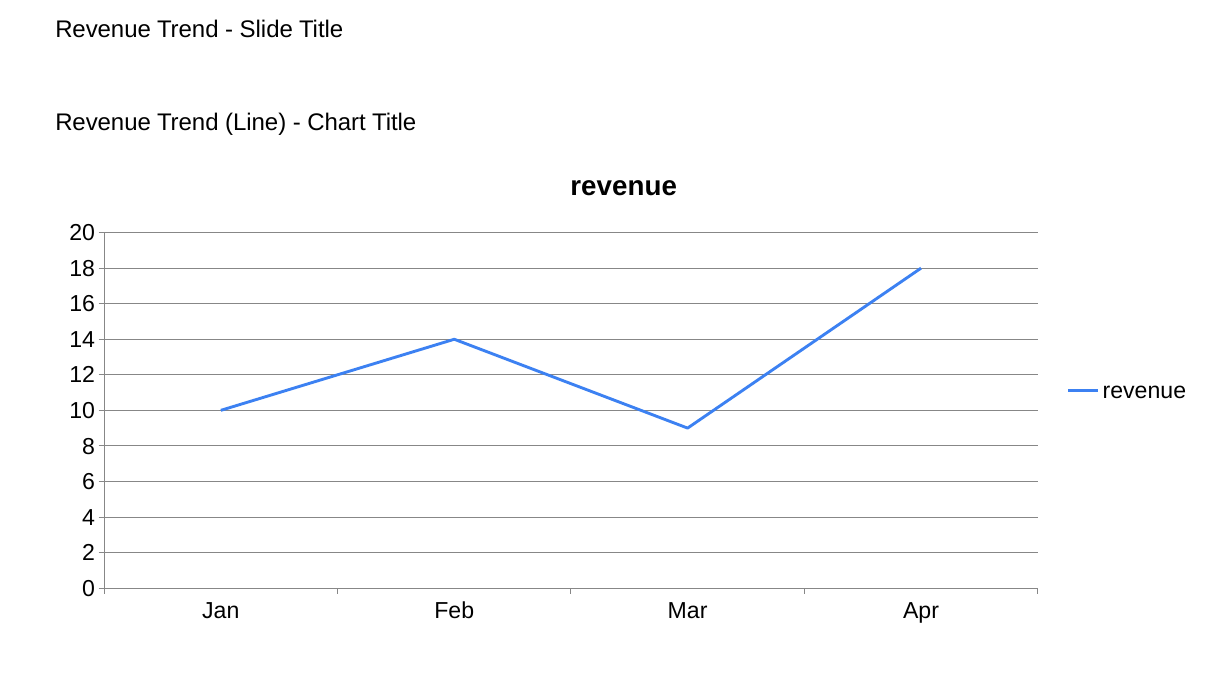
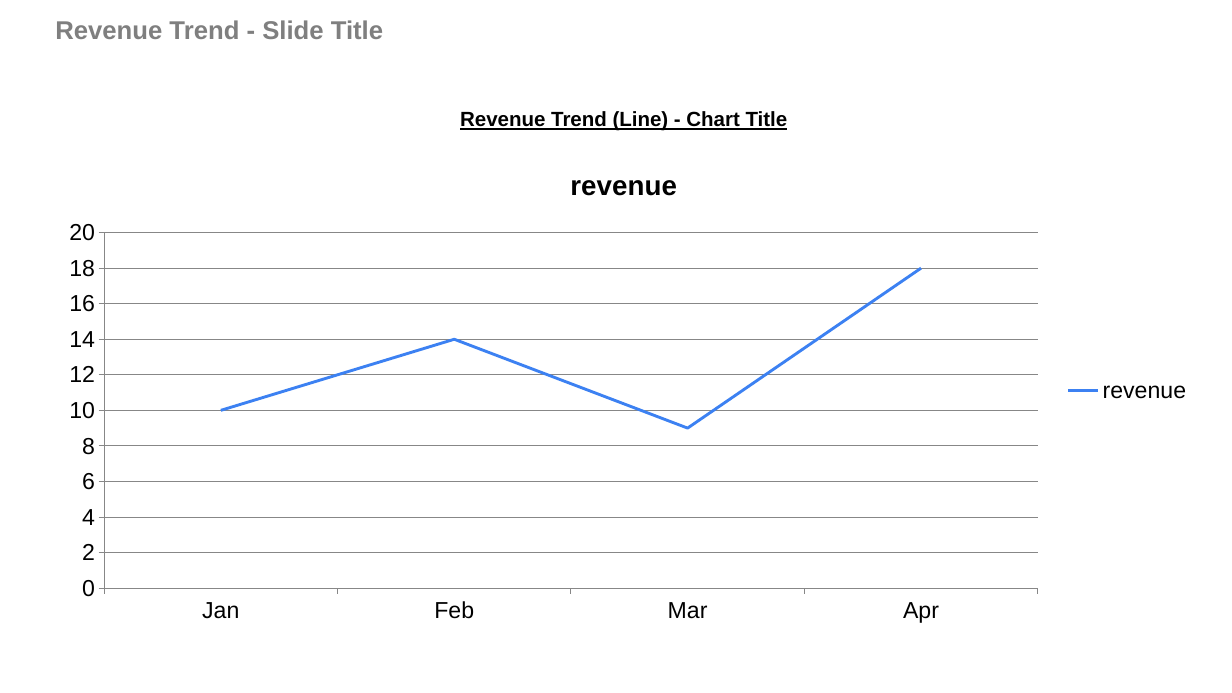
Before and after one commit to josephcobb111/deckbridge, a slide deck: slide 2 of notebooks/demo.pptx. Drawn at 1232x693 pixels with LibreOffice and Linux fonts; fonts in the diff are those of the drawing. Boxes give left, top, right and bottom in pixels: in the first picture for what was removed or moved away, otherwise in the second. Text is boxed around its words. In the diff, an @@ line names an element or a change of style, - is before the commit and + after.

```diff
--- a/notebooks/demo.pptx
+++ b/notebooks/demo.pptx
@@ text "Revenue Trend - Slide Title" at box(55, 20, 383, 39): size 18.7 to 20 pt, text colour #000000 to #7F7F7F, bold on @@
@@ text "Revenue Trend (Line) - Chart ..." at box(460, 111, 788, 131): size 18.7 to 16 pt, bold on, underline on; alignment left to centre @@
```
Also in this commit, not shown: 3 other slides changed, 4 other files.
